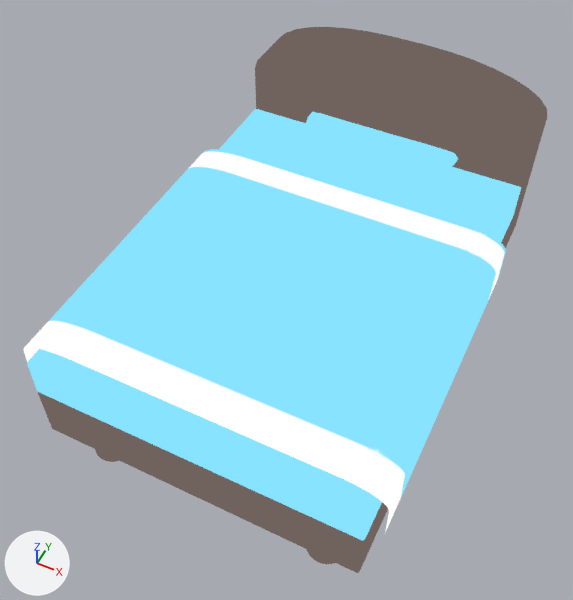
The glTF model public/models/furniture/bed/basic_bed.glb as it was, and as the next commit left it.
The view is the same before and after, from a camera (50 mm lens) standing at (1.43, -3.2, 4.37) and looking at (-0.07, -0.21, 0.63). Arrows for +X, +Y and +Z are at lower left; the lights stay in place. Where no turn or scale is listed for an object, it has been applied to the vertices.

The older version as bpy lines, for what is in view:
```python
mat_material = bpy.data.materials.new('Material')
mat_material.use_nodes = True; mat_material.node_tree.nodes.clear()
_N = mat_material.node_tree.nodes; _L = mat_material.node_tree.links
n0 = _N.new('ShaderNodeEmission'); n0.name = 'Emission'
n1 = _N.new('ShaderNodeLightPath'); n1.name = 'Light Path'
n2 = _N.new('ShaderNodeBsdfTransparent'); n2.name = 'Transparent BSDF'
n3 = _N.new('ShaderNodeMixShader'); n3.name = 'Mix Shader'
n4 = _N.new('ShaderNodeOutputMaterial'); n4.name = 'Material Output'
n5 = _N.new('ShaderNodeMix'); n5.name = 'Mix'
n5.data_type = 'RGBA'
n5.blend_type = 'MULTIPLY'
n5.inputs[0].default_value = 1.0  # 'Factor'
n6 = _N.new('ShaderNodeVertexColor'); n6.name = 'Color Attribute'
n7 = _N.new('ShaderNodeTexImage'); n7.name = 'Image Texture'
n7.image = img_basic_bed_texture_0
_L.new(n1.outputs[0], n3.inputs[0])  # 'Is Camera Ray' to 'Factor'
_L.new(n2.outputs[0], n3.inputs[1])  # 'BSDF' to 'Shader'
_L.new(n0.outputs[0], n3.inputs[2])  # 'Emission' to 'Shader'
_L.new(n3.outputs[0], n4.inputs[0])  # 'Shader' to 'Surface'
_L.new(n5.outputs[2], n0.inputs[0])  # 'Result' to 'Color'
_L.new(n6.outputs[0], n5.inputs[7])  # 'Color' to 'B'
_L.new(n7.outputs[0], n5.inputs[6])  # 'Color' to 'A'
me_cube_003 = bpy.data.meshes.new('Cube.003')
me_cube_003.from_pydata(...)  # 3098 vertices, 6124 faces; spans x -1.13..1.07, y -1.5..1.51, z 0.01..1.55
me_cube_003.materials.append(mat_material)
ob_pillow_001 = bpy.data.objects.new('pillow.001', me_cube_003)
ob_pillow_001.location = (0.0, 0.0, 0.0)
```
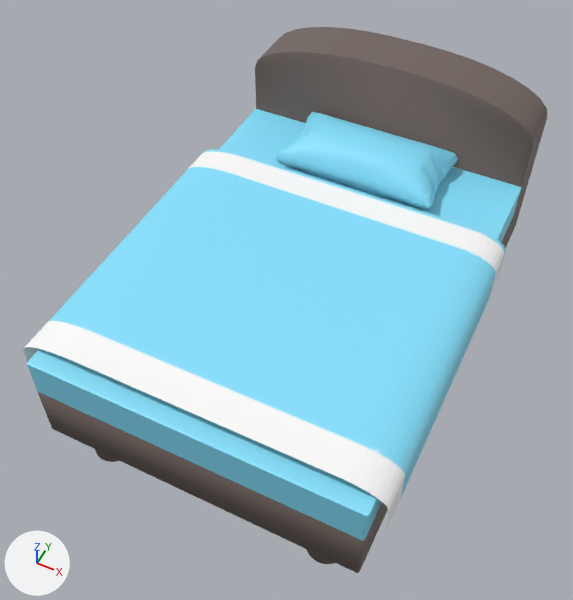
Changed parts and their boxes [x1, y1, x2, y2] in the pictures (573 x 600 px):
```json
{"object": "pillow.001", "change": "recoloured", "before": [23, 27, 547, 573], "after": [23, 27, 547, 573]}
```

The change, as JSON lines over the scene's bpy script:
```json
{"op": "remove", "block": "mat_material", "code": "n0 = _N.new('ShaderNodeEmission'); n0.name = 'Emission'"}
{"op": "remove", "block": "mat_material", "code": "n1 = _N.new('ShaderNodeLightPath'); n1.name = 'Light Path'"}
{"op": "remove", "block": "mat_material", "code": "n2 = _N.new('ShaderNodeBsdfTransparent'); n2.name = 'Transparent BSDF'"}
{"op": "remove", "block": "mat_material", "code": "n3 = _N.new('ShaderNodeMixShader'); n3.name = 'Mix Shader'"}
{"op": "add", "block": "mat_material", "code": "n8 = _N.new('ShaderNodeBsdfPrincipled'); n8.name = 'Principled BSDF'"}
{"block": "mat_material", "where": "n4 = _N.new('ShaderNodeOutputMaterial'); n4.name = 'Material Output'"}
{"block": "mat_material", "where": "n5 = _N.new('ShaderNodeMix'); n5.name = 'Mix'"}
{"op": "remove", "block": "mat_material", "code": "_L.new(n1.outputs[0], n3.inputs[0])  # 'Is Camera Ray' to 'Factor'"}
{"op": "remove", "block": "mat_material", "code": "_L.new(n2.outputs[0], n3.inputs[1])  # 'BSDF' to 'Shader'"}
{"op": "remove", "block": "mat_material", "code": "_L.new(n0.outputs[0], n3.inputs[2])  # 'Emission' to 'Shader'"}
{"op": "remove", "block": "mat_material", "code": "_L.new(n3.outputs[0], n4.inputs[0])  # 'Shader' to 'Surface'"}
{"op": "remove", "block": "mat_material", "code": "_L.new(n5.outputs[2], n0.inputs[0])  # 'Result' to 'Color'"}
{"op": "add", "block": "mat_material", "code": "_L.new(n8.outputs[0], n4.inputs[0])  # 'BSDF' to 'Surface'"}
{"op": "add", "block": "mat_material", "code": "_L.new(n5.outputs[2], n8.inputs[0])  # 'Result' to 'Base Color'"}
```
